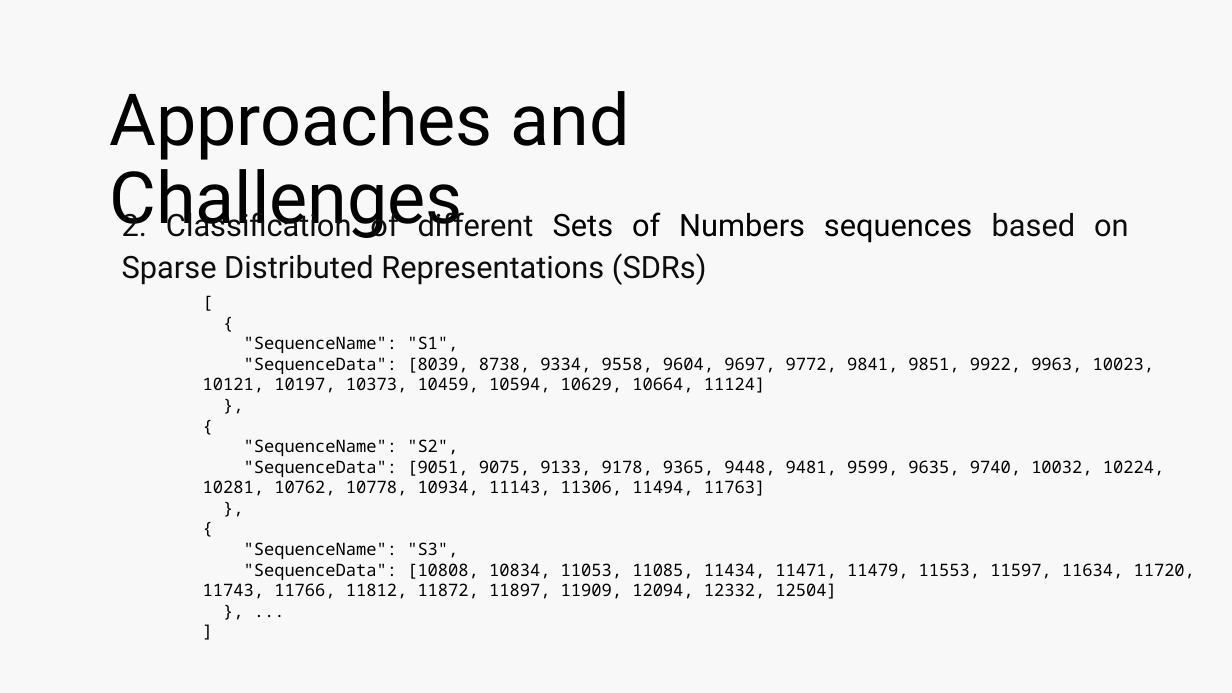
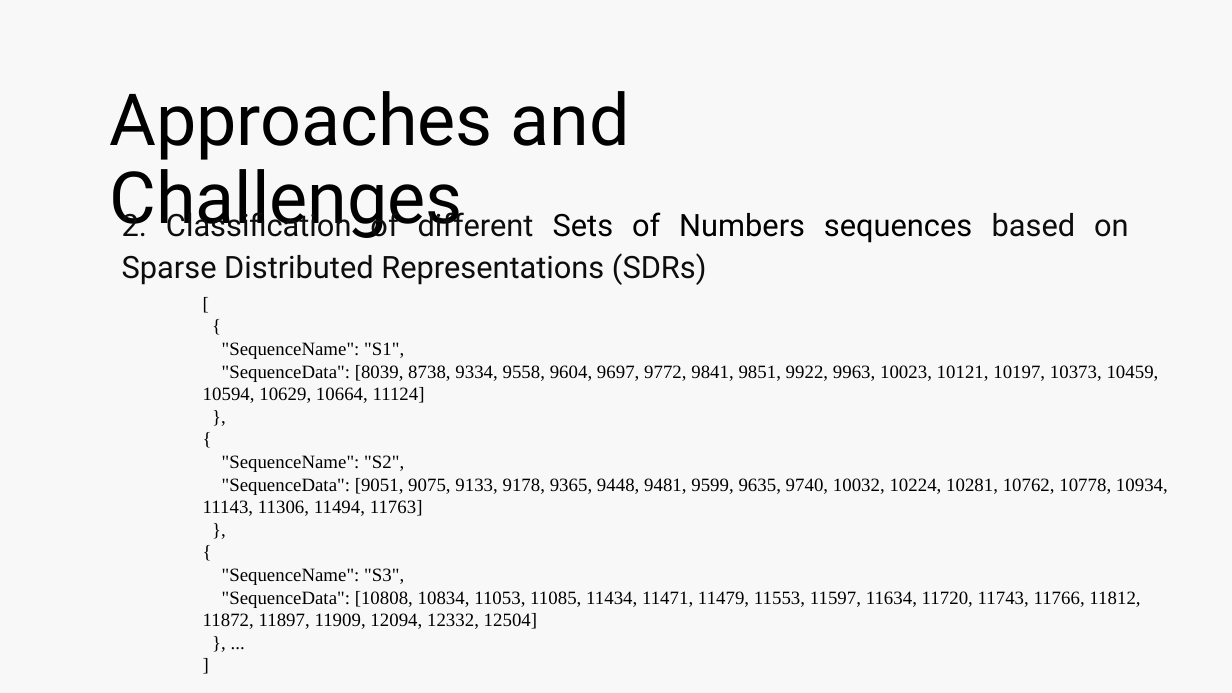
Before and after one commit to muhammadharis-97/K-Nearest-Neighbors-KNN-on-a-sparse-distribution-representation, a slide deck: slide 17 of Myproject/Documentation/Investigate and Implement KNN Classifier_Global Variable-Project_presentation.pptx. Drawn at 1232x693 pixels with LibreOffice and Linux fonts; fonts in the diff are those of the drawing; background and template pictures are left out. Boxes give left, top, right and bottom in pixels: in the first picture for what was removed or moved away, otherwise in the second. Text is boxed around its words. In the diff, an @@ line names an element or a change of style, - is before the commit and + after.

```diff
--- a/Myproject/Documentation/Investigate and Implement KNN Classifier_Global Variable-Project_presentation.pptx
+++ b/Myproject/Documentation/Investigate and Implement KNN Classifier_Global Variable-Project_presentation.pptx
@@ text "[" at <box>203,342,1168,629</box>: size 10 to 11 pt, font Noto Sans Mono to Times New Roman @@
```
Also in this commit, not shown: 2 other slides changed, 1 other file.
